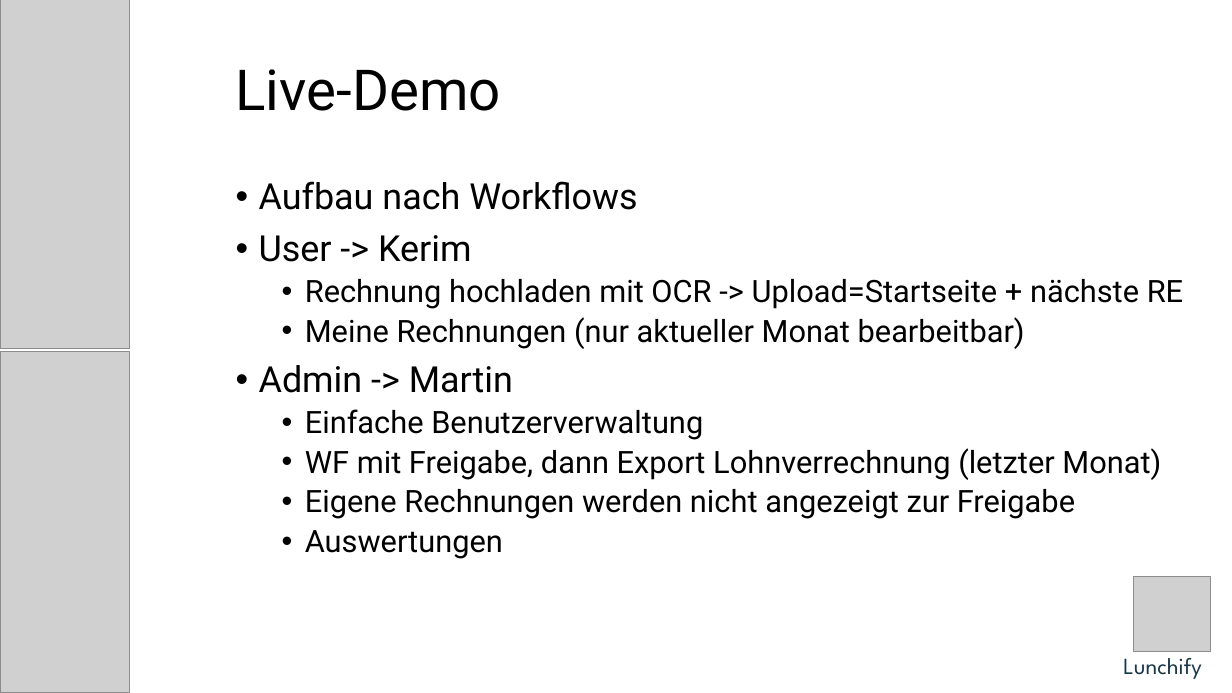
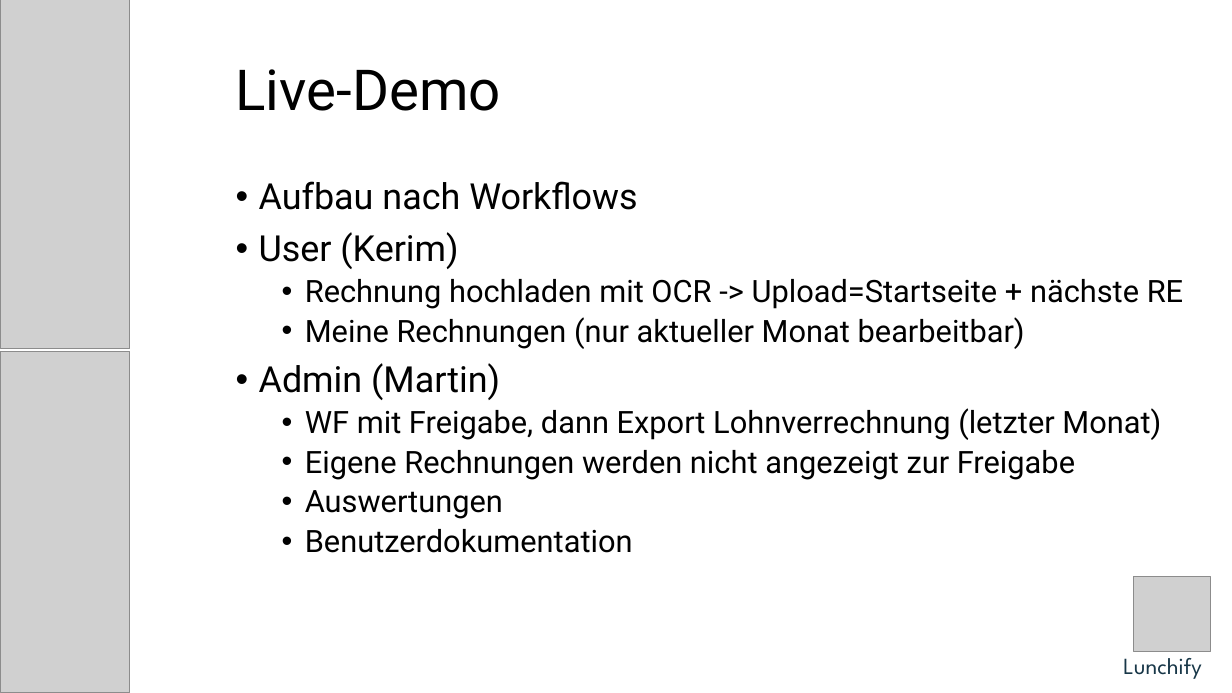
Before and after one commit to jku-win-se/teaching-2025.ss.prse.braeuer.team1, a slide deck: slide 4 of docs/ReleaseV1_0_0.pptx. Drawn at 1232x693 pixels with LibreOffice and Linux fonts; fonts in the diff are those of the drawing; grey boxes stand for pictures. Boxes give left, top, right and bottom in pixels: in the first picture for what was removed or moved away, otherwise in the second. Text is boxed around its words. In the diff, an @@ line names an element or a change of style, - is before the commit and + after.

```diff
--- a/docs/ReleaseV1_0_0.pptx
+++ b/docs/ReleaseV1_0_0.pptx
@@ text at (x1=259, y1=232, x2=458, y2=269): text changed @@
-• User -> Kerim
+• User (Kerim)
@@ text at (x1=259, y1=363, x2=500, y2=400): text changed; size 24 to 28 pt @@
-• Admin -> Martin
-  • Einfache Benutzerverwaltung
+• Admin (Martin)
@@ text at (x1=305, y1=529, x2=633, y2=553): paragraph added @@
+  • Benutzerdokumentation
```
Also in this commit, not shown: 2 other slides changed, 1 slide added.
